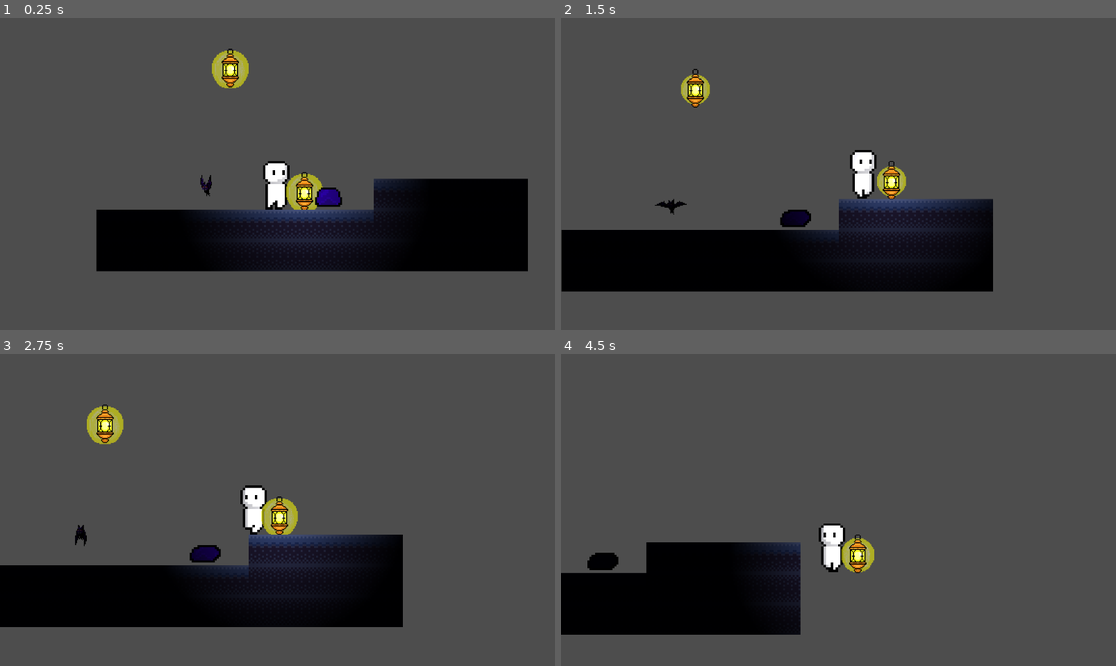
Above: before the commit, frames 1-4 (two rows, left to right).
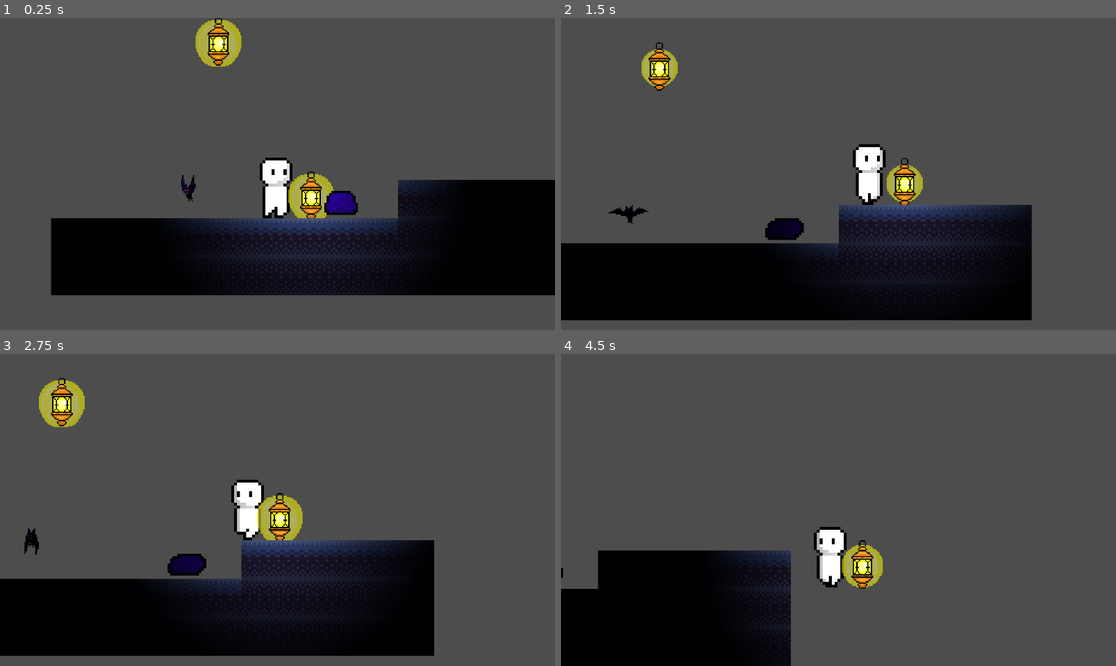
Above: after the commit, the same moments.

Repository: yaksies/campfireGame
Game: Godot game, scene res://scenes/game.tscn
Same seed, same stepped clock (60 frames per second), same inputs: the game is played once before the commit and once after it.
Inputs:
- Up to frame 1 (0.25 s): no input
- Up to frame 2 (1.5 s): hold D (move_right) from 0.53 s (still down); tap Space (jump) at 0.77 s
- Up to frame 3 (2.75 s): tap Space (jump) at 1.52 s; release D (move_right) at 2.03 s; hold A (move_left) from 2.03 s (still down)
- Up to frame 4 (4.5 s): release A (move_left) at 2.78 s; hold D (move_right) 2.78-4.28 s; tap Space (jump) at 3.02, 3.77 s; hold A (move_left) from 4.28 s (still down)

The runs differ from the first frame. In frame 1, 18% of the frame differs, in the area x 9-100%, y 0-89%; in frame 2, 17%; in frame 3, 17%; in frame 4, 8.3%.

Commit message:
Added a scripts folder

Diff:
--- a/campfire-game/scenes/bat.tscn
+++ b/campfire-game/scenes/bat.tscn
@@ -1,6 +1,6 @@
 [gd_scene format=3 uid="uid://tmf3l102bbhu"]
 
-[ext_resource type="Script" path="res://scenes/bat.gd" id="1_ss3tx"]
+[ext_resource type="Script" uid="uid://btb8xlxmrqpty" path="res://scripts/bat.gd" id="1_ss3tx"]
 [ext_resource type="Texture2D" uid="uid://cbrkko8thndfk" path="res://assets/bat-enemy/Bat-IdleFly.png" id="1_uhqni"]
 [ext_resource type="Texture2D" uid="uid://d045k1f0dagse" path="res://assets/bat-enemy/Bat-Attack1.png" id="2_lv0ya"]
 [ext_resource type="Texture2D" uid="uid://b3jd7fopb54m0" path="res://assets/bat-enemy/Bat-Run.png" id="3_ss3tx"]
--- a/campfire-game/scenes/game.tscn
+++ b/campfire-game/scenes/game.tscn
@@ -52,7 +52,7 @@
 position = Vector2(92, -46)
 
 [node name="Camera2D" type="Camera2D" parent="Player" unique_id=867772181]
-zoom = Vector2(2, 2)
+zoom = Vector2(2.5, 2.5)
 limit_smoothed = true
 position_smoothing_enabled = true
 
--- a/campfire-game/scenes/player.tscn
+++ b/campfire-game/scenes/player.tscn
@@ -1,6 +1,6 @@
 [gd_scene format=3 uid="uid://n6n6brl24fak"]
 
-[ext_resource type="Script" uid="uid://g0u8pqr432st" path="res://scenes/player.gd" id="1_g2els"]
+[ext_resource type="Script" uid="uid://g0u8pqr432st" path="res://scripts/player.gd" id="1_g2els"]
 [ext_resource type="Texture2D" uid="uid://d2uywygqwusvg" path="res://assets/player/idle/sprite_00.png" id="2_qfm1y"]
 [ext_resource type="Texture2D" uid="uid://cvqv6ptpunwmc" path="res://assets/player/sprite_0.png" id="2_tuyoq"]
 [ext_resource type="Texture2D" uid="uid://ddl86ysae1m3q" path="res://assets/player/sprite_1.png" id="3_fjrip"]
Renamed: campfire-game/scenes/bat.gd -> campfire-game/scripts/bat.gd
Renamed: campfire-game/scenes/bat.gd.uid -> campfire-game/scripts/bat.gd.uid
Renamed: campfire-game/scenes/player.gd -> campfire-game/scripts/player.gd
Renamed: campfire-game/scenes/player.gd.uid -> campfire-game/scripts/player.gd.uid
